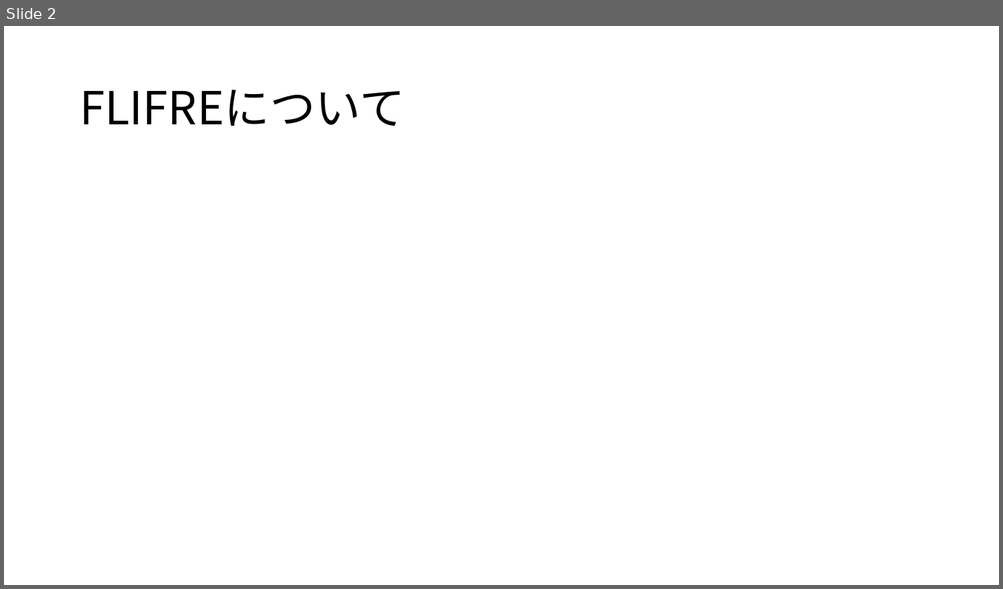
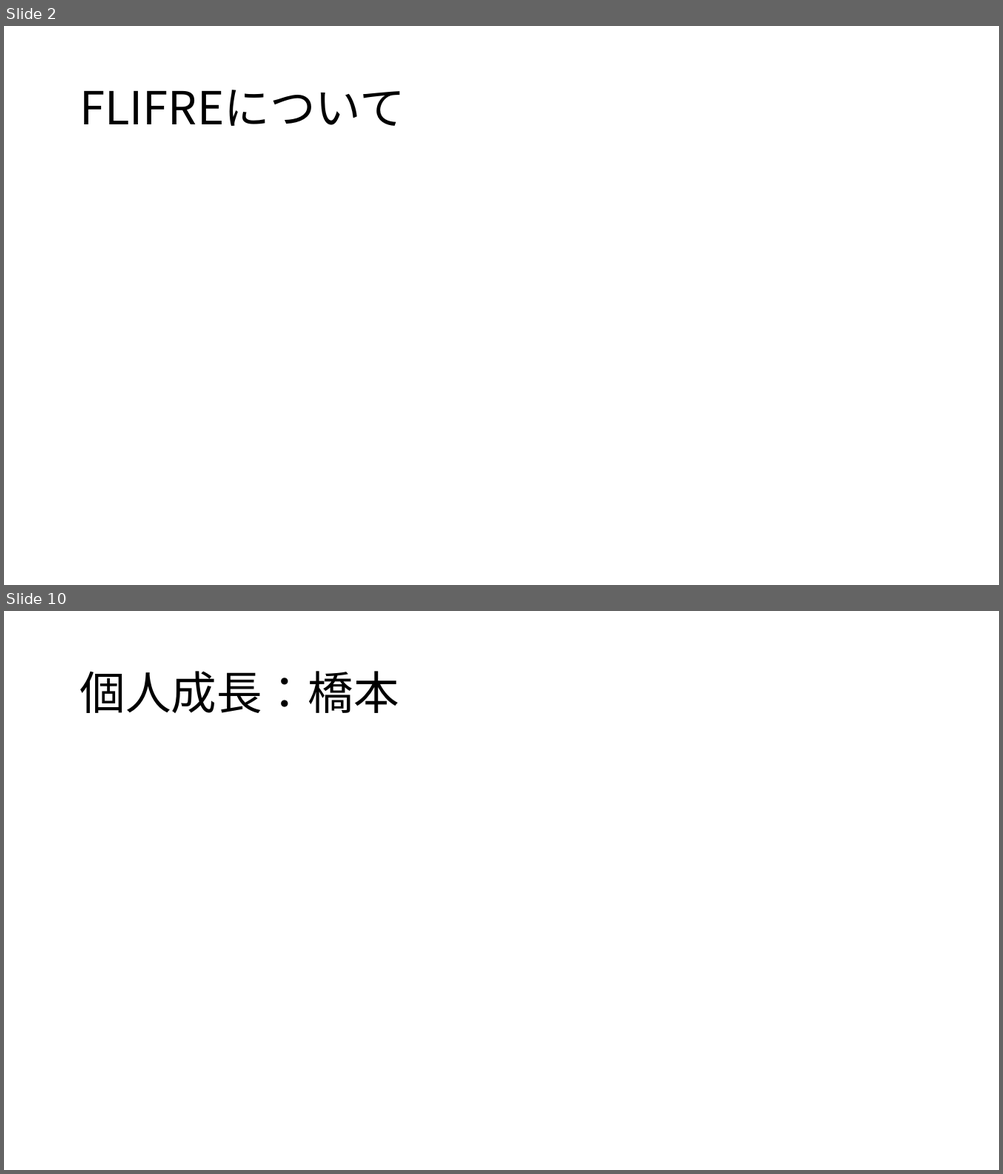
Before and after one commit to dojo2022/B-3, a slide deck: doc/B3炙りえんがわ_成果発表会資料.pptx. Shown one above the other, each under a label of ours: slide 2 before the commit, slides 2 and 10 after it; the slides between them are not shown. The pictures are 1003x589 and 1003x1174 pixels, drawn with LibreOffice and Linux fonts; fonts in the diff are those of the drawing. Boxes give left, top, right and bottom in pixels: in the first picture for what was removed or moved away, otherwise in the second. Text is boxed around its words. In the diff, an @@ line names an element or a change of style, - is before the commit and + after.

```diff
--- a/doc/B3炙りえんがわ_成果発表会資料.pptx
+++ b/doc/B3炙りえんがわ_成果発表会資料.pptx
@@ slide 10 added at [4,611,999,1170], background #FFFFFF @@
@@ title added at [79,671,398,713], 44 pt, text #000000 @@
+個人成長：橋本
```
Also in this commit, not shown: 2 slides changed, 5 other slides added.
